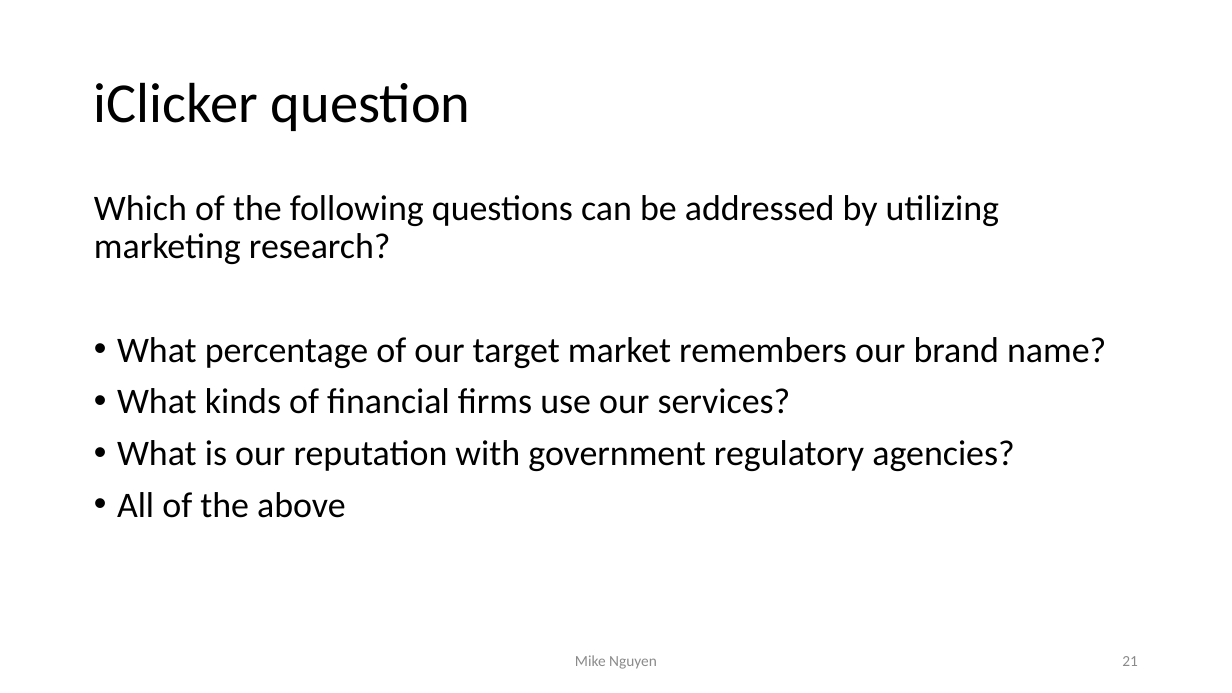
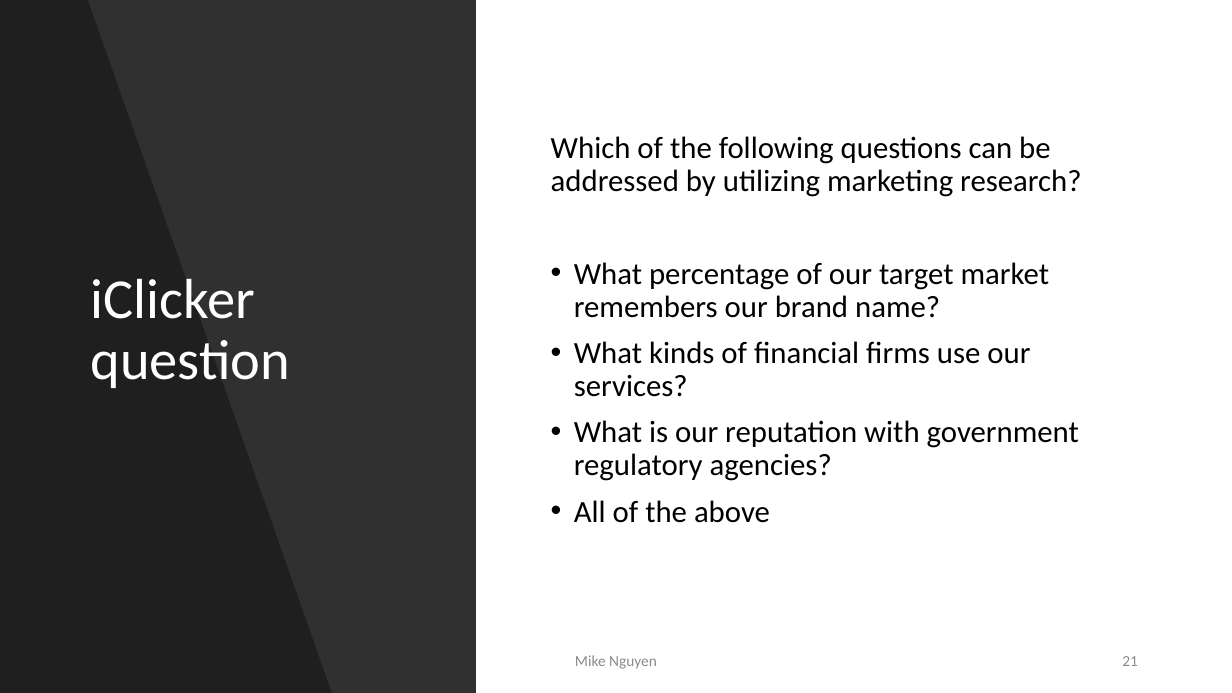
Before and after one commit to mikenguyen13/mar4050, a slide deck: slide 21 of lectures/1/1_Introduction to Marketing Research.pptx. Drawn at 1232x693 pixels with LibreOffice and Linux fonts; fonts in the diff are those of the drawing. Boxes give left, top, right and bottom in pixels: in the first picture for what was removed or moved away, otherwise in the second. Text is boxed around its words. In the diff, an @@ line names an element or a change of style, - is before the commit and + after.

```diff
--- a/lectures/1/1_Introduction to Marketing Research.pptx
+++ b/lectures/1/1_Introduction to Marketing Research.pptx
@@ rectangle added at [0,0,476,693], fill #000000 at 81% opacity @@
@@ freeform shape added at [0,0,332,693], fill #000000 at 35% opacity @@
@@ title "iClicker question": place and size @@
-title "iClicker question" at [94,82,471,131]
+title "iClicker question" at [91,278,291,388]
@@ title "iClicker question" at [91,278,291,388]: text colour #000000 to #FFFFFF @@
@@ text "Which of the following questions ...": place and size @@
-text "Which of the following questions ..." at [94,195,1106,518]
+text "Which of the following questions ..." at [551,136,1081,523]
@@ text "Which of the following questions ..." at [551,136,1081,523]: size 28 to 24 pt; vertical alignment top to middle @@
@@ text "Mike Nguyen" at [575,655,657,669]: more space between paragraphs @@
```
Also in this commit, not shown: 5 other slides changed, 1 slide added, 9 other files.
